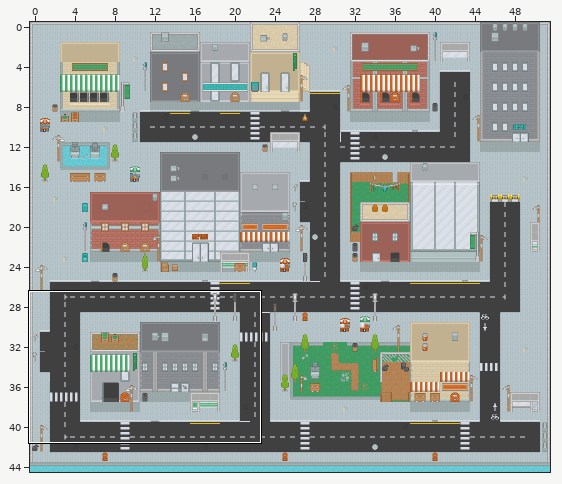
One commit to this Tiled map: assets/map/map.tmx. Above: a wide view before the commit, with the close-up outlined.
Close-up. First the earlier version:
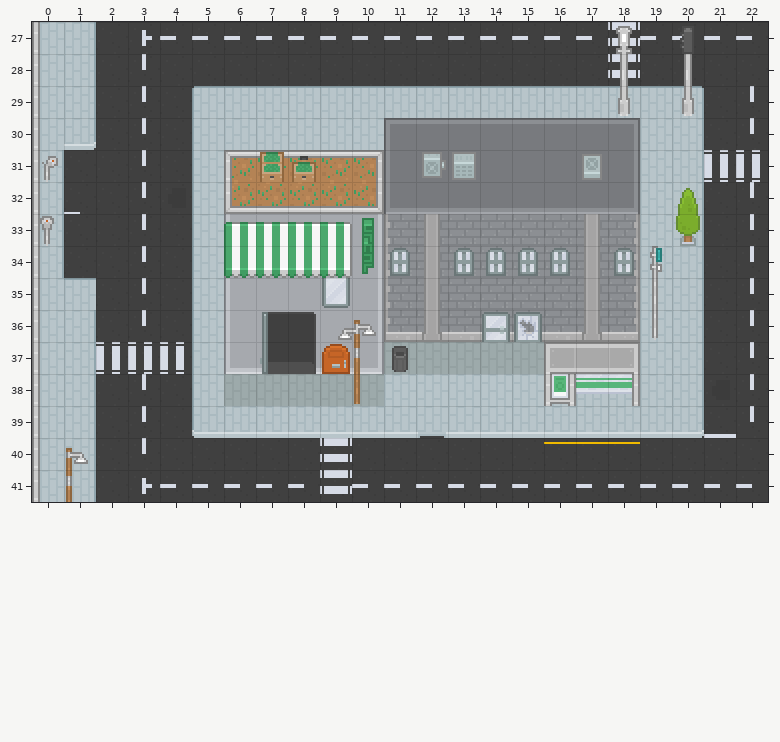
Cells are 16x16 px. Shown: x 0..22, y 27..41. The commit also changed other parts of the map, which this record leaves out.
New version:
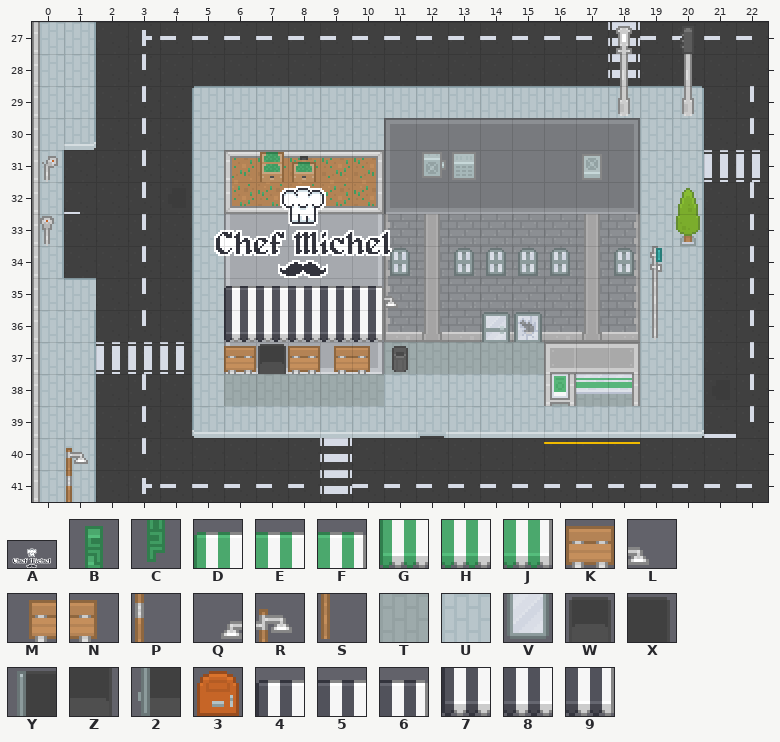
Key: from "restaurants": A 13 "chef-michel"; from "roguelikeCity_magenta": B 293, C 330, D 356, E 357, F 358, G 393, H 394, J 395, K 570, L 602, M 609, N 610, P 637, Q 638, R 639, S 674, T 741, U 747, V 770, W 804, X 916, Y 917, Z 953, 2 954, 3 988; from "tiles": 4 40, 5 41, 6 42, 7 52, 8 53, 9 54.
_ is an empty cell.
Change:
{"where": "layer \"ground\""}
{"y":38,"x":16,"old":"UUU","new":"TTT"}
{"where": "layer \"barrier\""}
{"y":37,"x":9,"old":"__","new":"MN"}
{"where": "layer \"decorations\""}
{"y":33,"x":6,"old":"DEEFB","new":"_____"}
{"y":34,"x":5,"old":"_GHHJC","new":"A_____"}
{"y":35,"x":6,"old":"___V__","new":"45556L"}
{"y":36,"x":6,"old":"_YXQR","new":"78889"}
{"y":37,"x":6,"old":"_2Z3P","new":"KWK__"}
{"y":38,"x":10,"old":"S","new":"_"}
{"label":"changed","picture_box":[214,186,398,404]}
{"label":"changed","picture_box":[552,394,632,406]}
